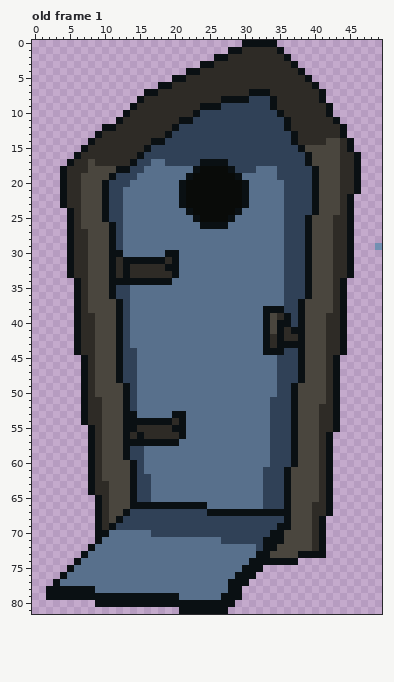
Edited in one commit: pixel-art file (art/sprites/rotordoor.aseprite). Above is the file before it was changed.
50x82 pixels, 3 frames. Shown: old frame 1.
After:
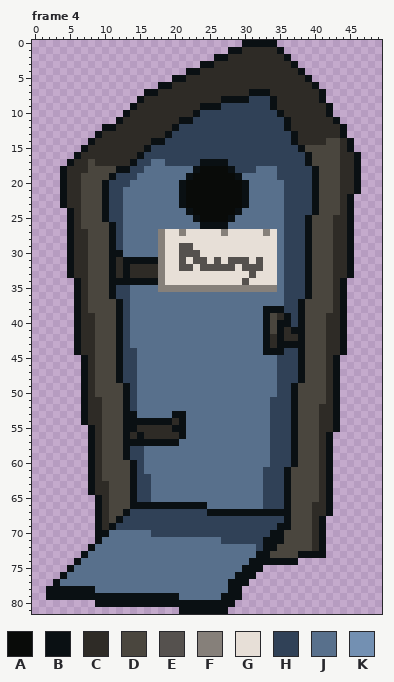
Palette (. is transparent): A #090b09  B #0a1013  C #2e2b26  D #4a463e  E #55514e  F #86807a  G #e7dfd7  H #304157  J #58708c  K #7390b2
A new or re-ordered frame is compared with the old frame closest to it.
Difference:
frames 3 -> 4
Frame 4 is new; against old frame 1:
Colour J becomes colour E in row 29 at x 21 to 22; in row 30 at x 21 to 23; in row 31 at x 21, 23 to 24, 26, 28 to 30 and 32; in row 32 at x 21 to 22, 24 to 28 and 30 to 32; in row 33 at x 31; in row 34 at x 30.
Colour B becomes colour F in row 31 at x 18; in row 34 at x 18.
Colour C becomes colour F in rows 32 to 33 at x 18.
Colour J becomes colour F in row 27 at x 18, 21, 27 and 33; in rows 28 to 30 at x 18; in row 35 at x 18 to 34.
Colour B becomes colour G in row 30 at x 19 to 20; in row 31 at x 20; in row 32 at x 19 to 20; in row 33 at x 20; in row 34 at x 19.
Colour C becomes colour G in row 31 at x 19; in row 33 at x 19.
Colour J becomes colour G in row 27 at x 19 to 20, 22 to 26, 28 to 32 and 34; in row 28 at x 19 to 34; in row 29 at x 19 to 20 and 23 to 34; in row 30 at x 24 to 34; in row 31 at x 22, 25, 27, 31 and 33 to 34; in row 32 at x 23, 29 and 33 to 34.
Colour J becomes colour G in row 33 at x 21 to 30 and 32 to 34; in row 34 at x 20 to 29 and 31 to 34.
The edit erases colour K in row 29 at x 49.
Where, in picture pixels (left, top, right, bottom), the same in both pictures:
changed: (158, 229, 277, 292)
erased: (375, 243, 382, 250)
